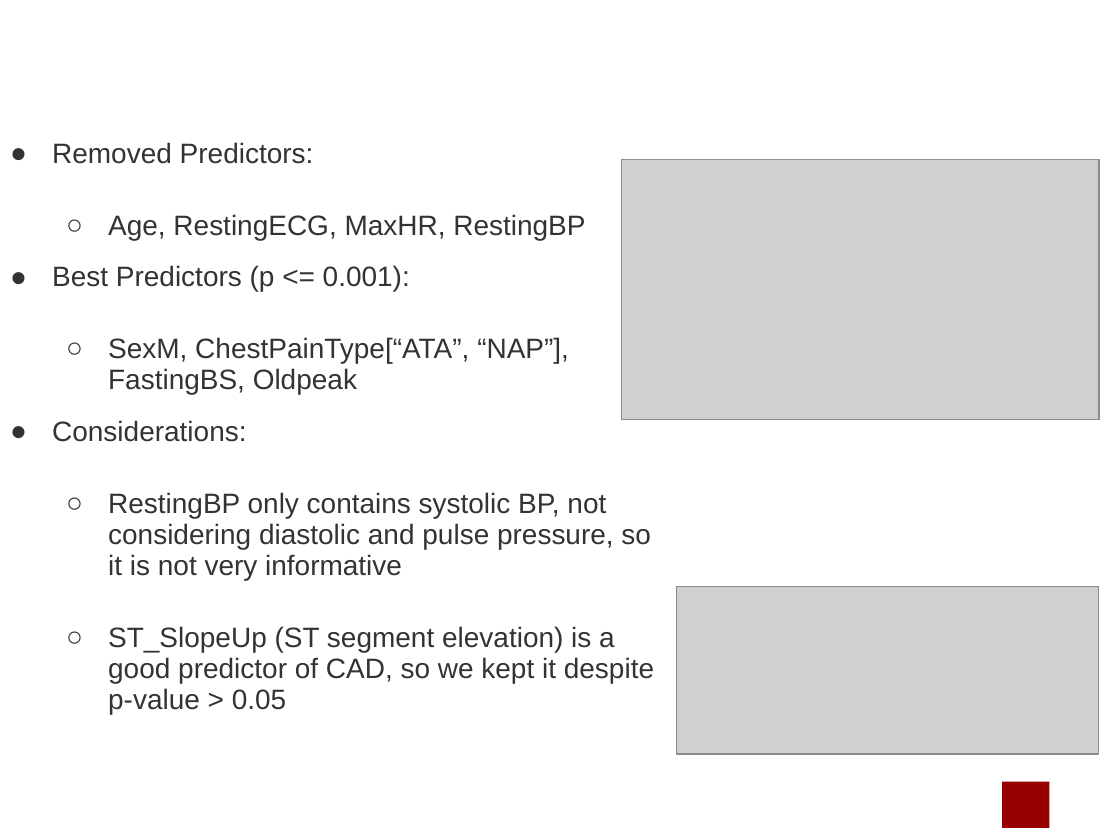
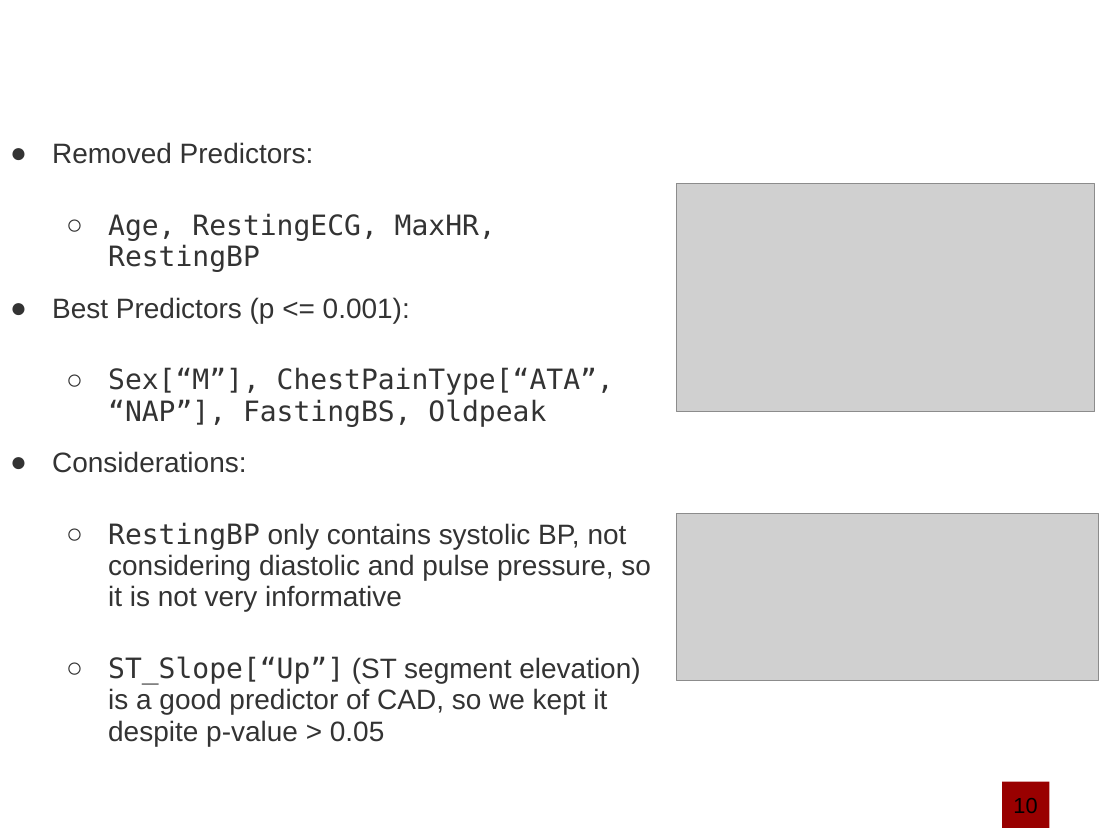
Before and after one commit to marcouderzo/CoronaryHeartDisease-Prediction, a slide deck: slide 12 of slides.pptx (slide 11 before the commit). Drawn at 1120x840 pixels with LibreOffice and Linux fonts; fonts in the diff are those of the drawing; grey boxes stand for pictures; background and template pictures are left out. Boxes give left, top, right and bottom in pixels: in the first picture for what was removed or moved away, otherwise in the second. Text is boxed around its words. In the diff, an @@ line names an element or a change of style, - is before the commit and + after.

```diff
--- a/slides.pptx
+++ b/slides.pptx
@@ picture: place and size @@
-picture at <box>622,159,1099,420</box>
+picture at <box>676,184,1095,412</box>
@@ text at <box>108,213,651,612</box>: font Arial to DejaVu Sans Mono in "Age, RestingECG, MaxHR, RestingBP", "RestingBP" @@
@@ text at <box>108,367,614,427</box>: text changed; font Arial to DejaVu Sans Mono @@
-  ○ SexM, ChestPainType[“ATA”, “NAP”], FastingBS, Oldpeak
+  ○ Sex[“M”], ChestPainType[“ATA”, “NAP”], FastingBS, Oldpeak
@@ picture: place and size @@
-picture at <box>676,587,1099,754</box>
+picture at <box>676,513,1099,680</box>
@@ text at <box>108,656,640,746</box>: text changed @@
-  ○ ST_SlopeUp (ST segment elevation) is a good predictor of CAD, so we kept it despite p-value > 0.05
+  ○ ST_Slope[“Up”] (ST segment elevation) is a good predictor of CAD, so we kept it despite p-value > 0.05
@@ page number at <box>1011,809,1046,813</box>: text changed @@
-11/10
+12/10
@@ text in rectangle at <box>1013,798,1037,813</box>: text added @@
+10
```
Also in this commit, not shown: 17 other slides changed, 3 slides added, 1 slide removed, 2 other files.
